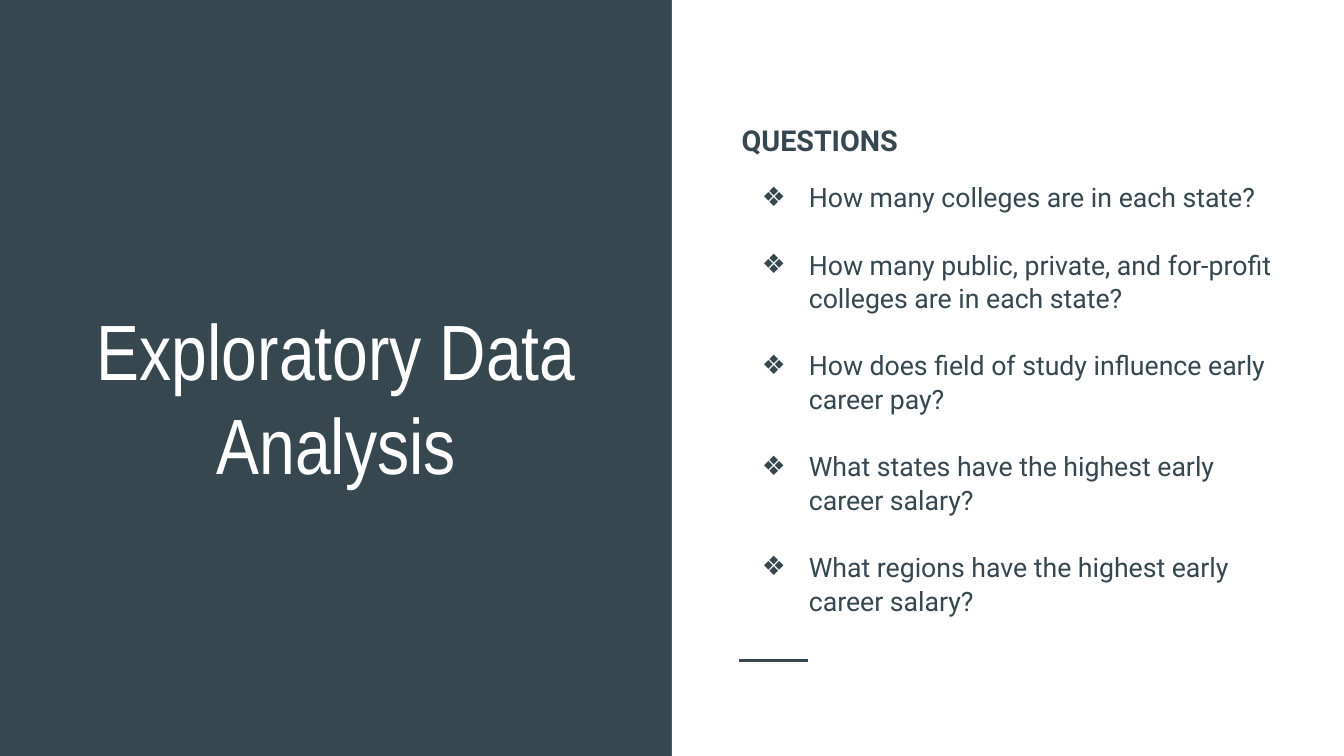
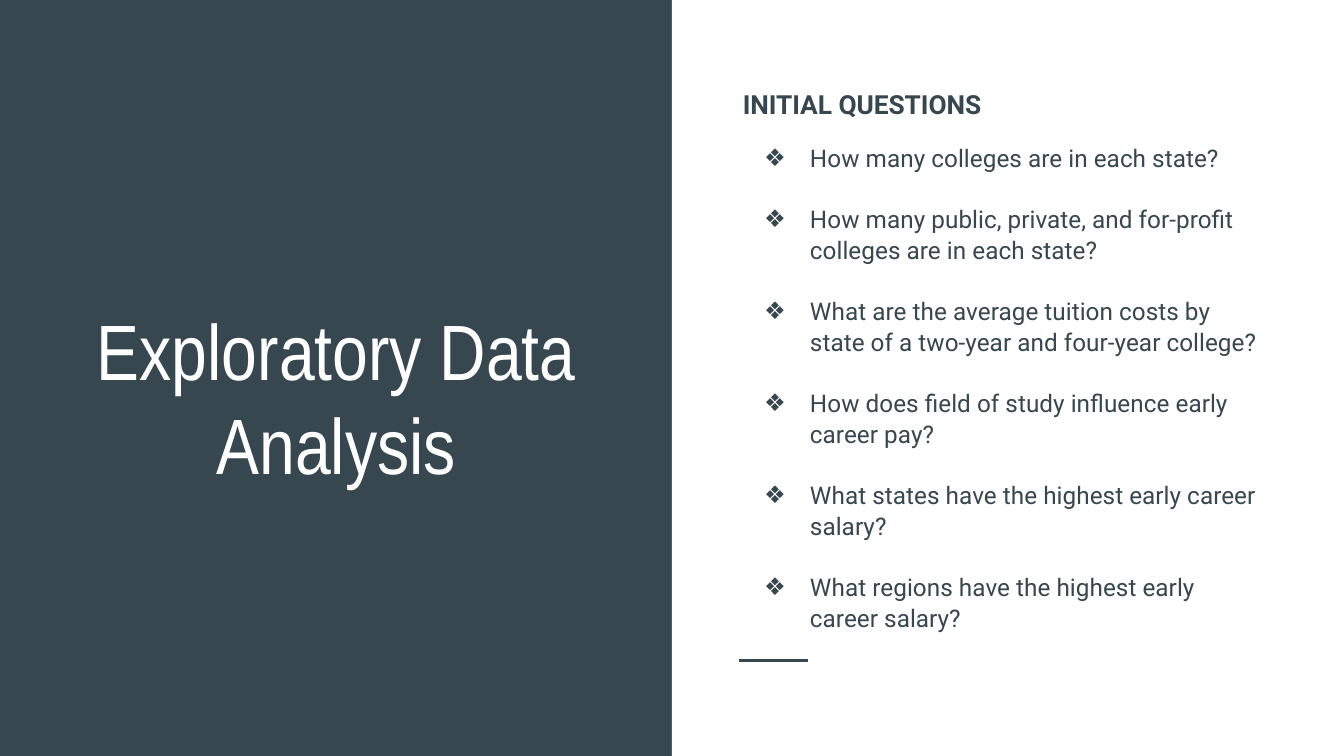
Before and after one commit to razon7/Group-Project, a slide deck: slide 6 of College_Costs_Career_Pay.pptx (slide 5 before the commit). Drawn at 1344x756 pixels with LibreOffice and Linux fonts; fonts in the diff are those of the drawing. Boxes give left, top, right and bottom in pixels: in the first picture for what was removed or moved away, otherwise in the second. Text is boxed around its words. In the diff, an @@ line names an element or a change of style, - is before the commit and + after.

```diff
--- a/College_Costs_Career_Pay.pptx
+++ b/College_Costs_Career_Pay.pptx
@@ text "INITIAL QUESTIONS": place and size @@
-text "INITIAL QUESTIONS" at box(742, 130, 1271, 617)
+text "INITIAL QUESTIONS" at box(743, 95, 1256, 632)
@@ text at box(743, 95, 982, 117): text changed; size 15.4 to 14.1 pt @@
-QUESTIONS
+INITIAL QUESTIONS
@@ text at box(810, 148, 1255, 632): size 14.3 to 13 pt in "How many colleges are in each state?", "How many public, private, and for-profit colleges ...", "How does field of study influence early ...", "What states have the highest early career ..." and 1 more places; indent changed @@
@@ text at box(810, 301, 1256, 356): paragraph added @@
+❖ What are the average tuition costs by state of a two-year and four-year college?
```
Also in this commit, not shown: 3 other slides changed, 2 slides added, 1 slide removed, 1 other file.
